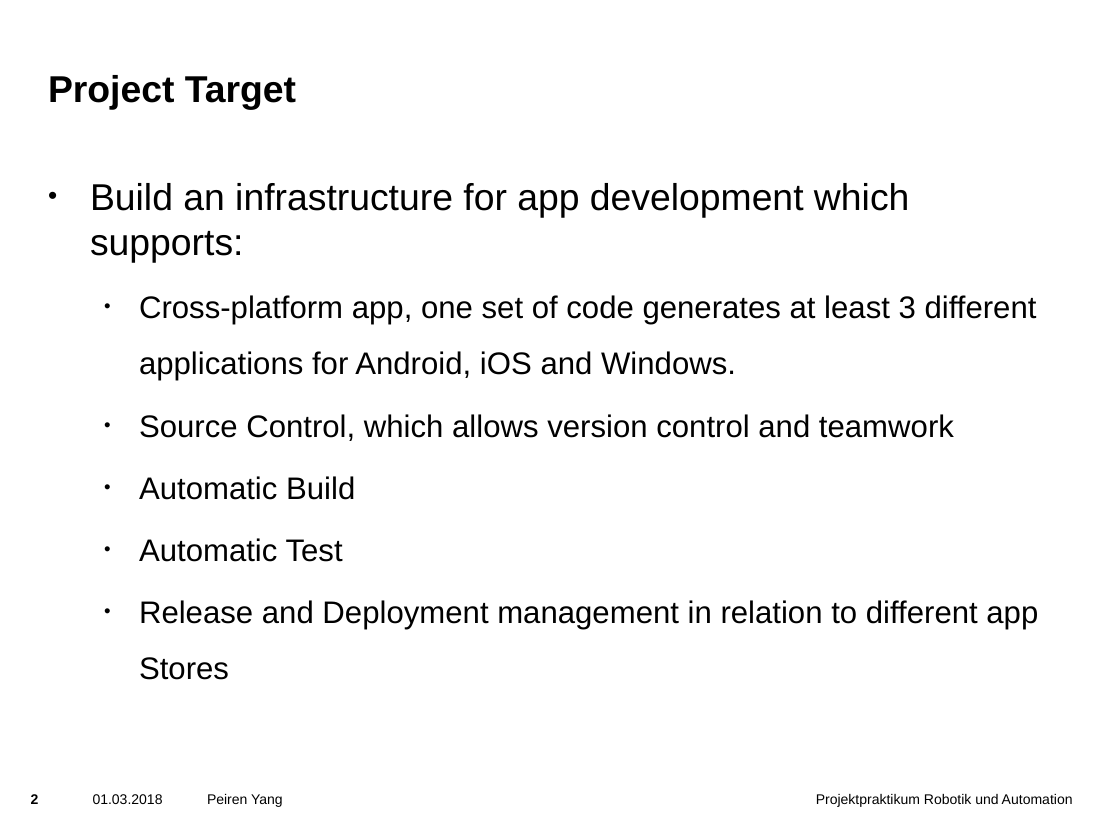
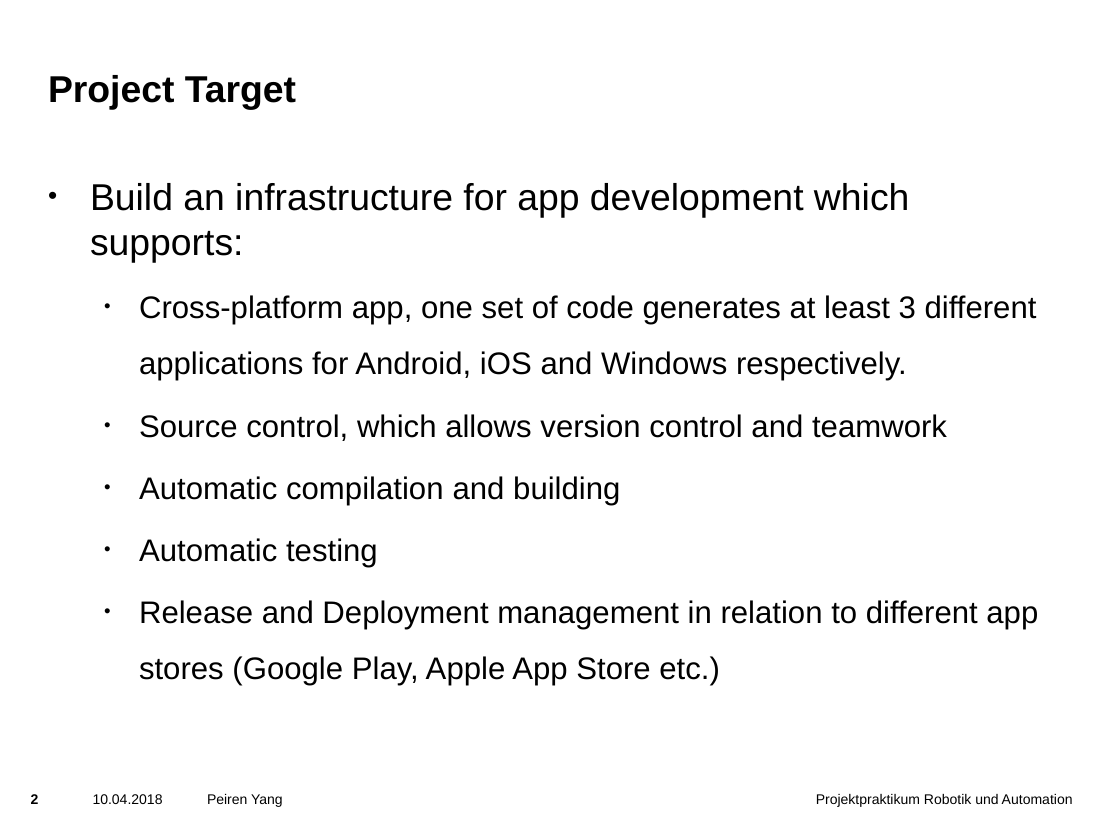
Before and after one commit to yangpeiren/SimpleCalculator, a slide deck: slide 2 of SimpleCalculator/doc/Presentation.pptx. Drawn at 1120x840 pixels with LibreOffice and Linux fonts; fonts in the diff are those of the drawing; background and template pictures are left out. Boxes give left, top, right and bottom in pixels: in the first picture for what was removed or moved away, otherwise in the second. Text is boxed around its words. In the diff, an @@ line names an element or a change of style, - is before the commit and + after.

Commit message:
updated presentation

```diff
--- a/SimpleCalculator/doc/Presentation.pptx
+++ b/SimpleCalculator/doc/Presentation.pptx
@@ text at box(139, 295, 1038, 686): text changed @@
-  • Cross-platform app, one set of code generates at least 3 different applications for Android, iOS and Windows.
-  • Source Control, which allows version control and teamwork
-  • Automatic Build
-  • Automatic Test
-  • Release and Deployment management in relation to different app Stores
+  • Cross-platform app, one set of code generates at least 3 different applications for Android, iOS and Windows respectively.
+  • Source control, which allows version control and teamwork
+  • Automatic compilation and building
+  • Automatic testing
+  • Release and Deployment management in relation to different app stores (Google Play, Apple App Store etc.)
@@ text at box(93, 794, 163, 804): text changed @@
-01.03.2018
+10.04.2018
```
Also in this commit, not shown: 16 other slides changed, 4 slides added.
